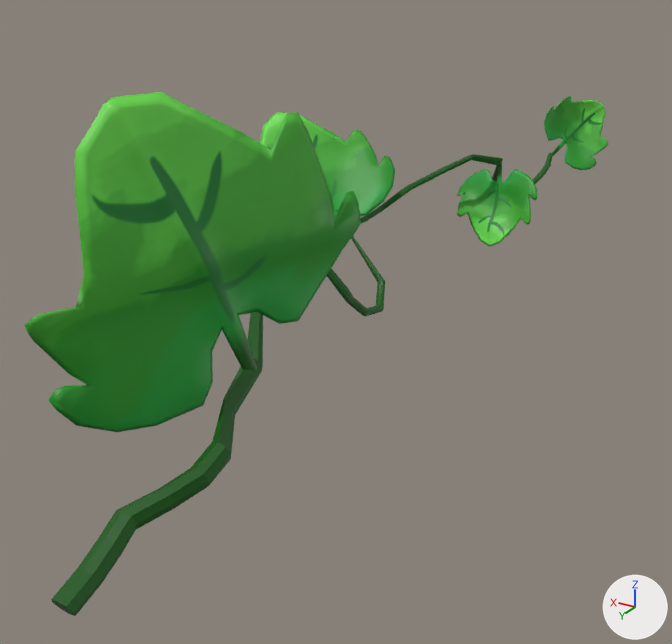
Before and after pictures for a commit that changed the FBX model 3D_Models/Plants/FBX_Files/Veg_Calabacin_S.fbx.
Both versions are drawn from a 50 mm camera at (-0.19, -0.437, 0.171) aimed at (-0.041, -0.686, 0.047). The axes (+X, +Y, +Z) are drawn at lower right. The lights are the same throughout. Where no turn or scale is listed for an object, it has been applied to the vertices.

Objects in the first picture: 'hoja1'.
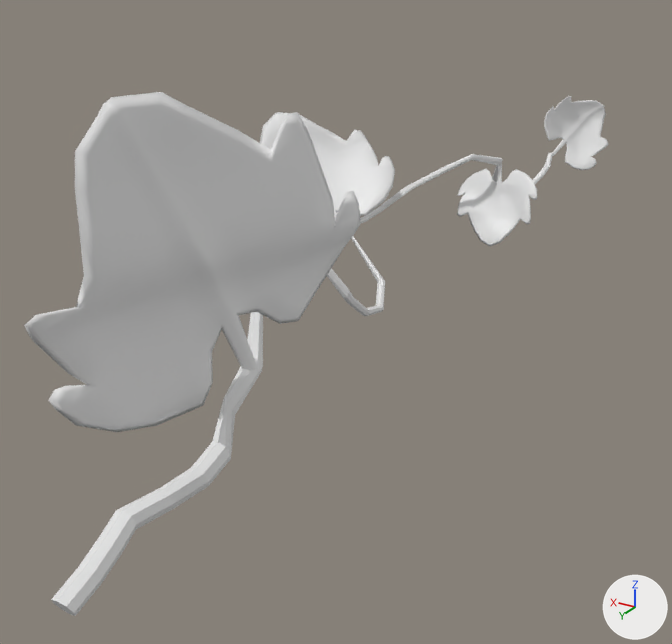
The newer file is also turned or shifted as a whole; pictures and numbers use the older file's frame.

Patch to the scene script:
```diff
--- a/3D_Models/Plants/FBX_Files/Veg_Calabacin_S.fbx.py
+++ b/3D_Models/Plants/FBX_Files/Veg_Calabacin_S.fbx.py
@@ me_cylinder_020 @@
 me_cylinder_020.from_pydata(...)  # 2173 vertices, 2192 faces; spans x -0.019..0.076, y -0.292..0.052, z -0.062..0.035
 # used by ob_hoja1; location = (-0.0641, -0.5856, 0.106)
+# me_cylinder_020 part 1: all 472 faces that had it switch from mat_material_008 (picture img_veg_calabacins_bc_png) to no material
+# me_cylinder_020 part 2: all 472 faces that had it switch from mat_material_009 (picture img_veg_calabacins_bc_png) to no material
+# me_cylinder_020 part 3: all 472 faces that had it switch from mat_material_010 (picture img_veg_calabacins_bc_png) to no material
+# me_cylinder_020 part 4: all 776 faces that had it switch from mat_material_011 (picture img_veg_calabacins_bc_png) to no material
```

Pixel boxes [x1, y1, x2, y2] of what changed, in the pictures (672 x 644 px):
part 1 of me_cylinder_020, recoloured (green to grey): [24, 92, 361, 432] in both
part 2 of me_cylinder_020, recoloured (green to white): [457, 164, 537, 246] in both
part 3 of me_cylinder_020, recoloured (green to white): [260, 112, 395, 217] in both
part 4 of me_cylinder_020, recoloured (green to white): [51, 96, 608, 616] in both
